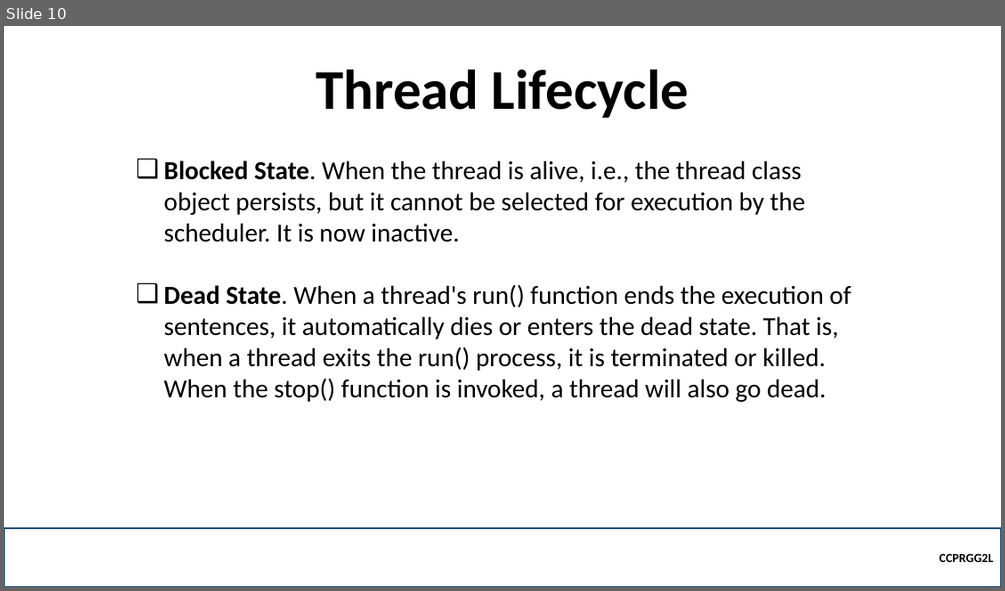
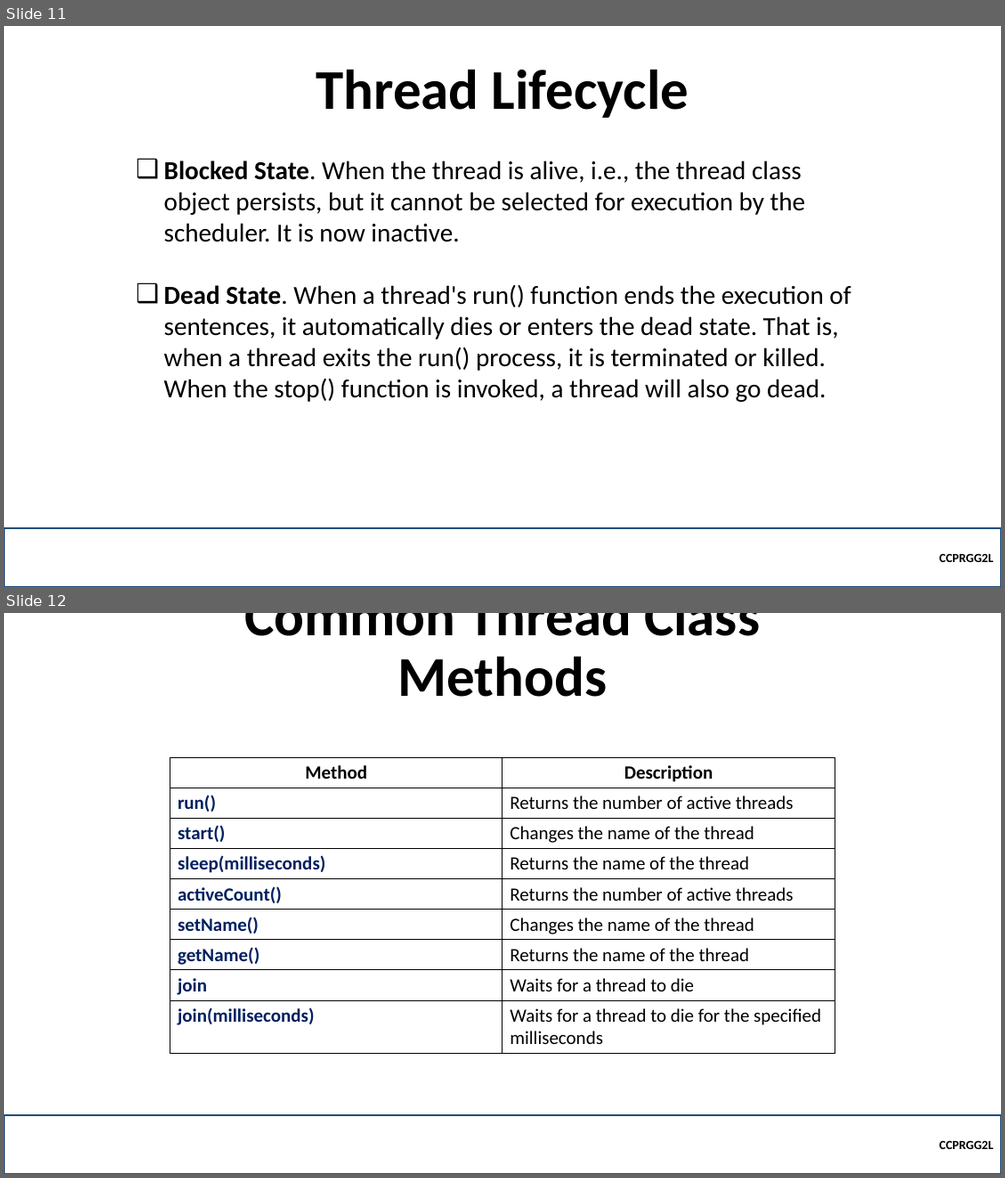
Before and after one commit to robitussin/CCPRGG2L, a slide deck: week_11/Threads.pptx. Shown one above the other, each under a label of ours: slide 10 before the commit, slides 11 and 12 after it. The pictures are 1005x591 and 1005x1178 pixels, drawn with LibreOffice and Linux fonts; fonts in the diff are those of the drawing; background and template pictures are left out. Boxes give left, top, right and bottom in pixels: in the first picture for what was removed or moved away, otherwise in the second. Text is boxed around its words. In the diff, an @@ line names an element or a change of style, - is before the commit and + after.

```diff
--- a/week_11/Threads.pptx
+++ b/week_11/Threads.pptx
@@ slide 12 added at (x1=4, y1=613, x2=1001, y2=1174), background picture (left out) @@
@@ title added at (x1=244, y1=613, x2=760, y2=697), 54 pt, text #000000, bold @@
+Common Thread Class Methods
@@ table added at (x1=170, y1=758, x2=834, y2=1053), 9 rows, 2 columns @@
+Method | Description
+run() | Returns the number of active threads
+start() | Changes the name of the thread
+sleep(milliseconds) | Returns the name of the thread
+activeCount() | Returns the number of active threads
+setName() | Changes the name of the thread
+getName() | Returns the name of the thread
+join | Waits for a thread to die
+join(milliseconds) | Waits for a thread to die for the specified milliseconds
@@ rectangle added at (x1=4, y1=1115, x2=1001, y2=1174), outline #1F4E79 2.25 pt, 12 pt, text #000000, bold @@
+CCPRGG2L
@@ what was slide 10 is now slide 11 @@
```
Also in this commit, not shown: 3 other slides added, 9 other files.
